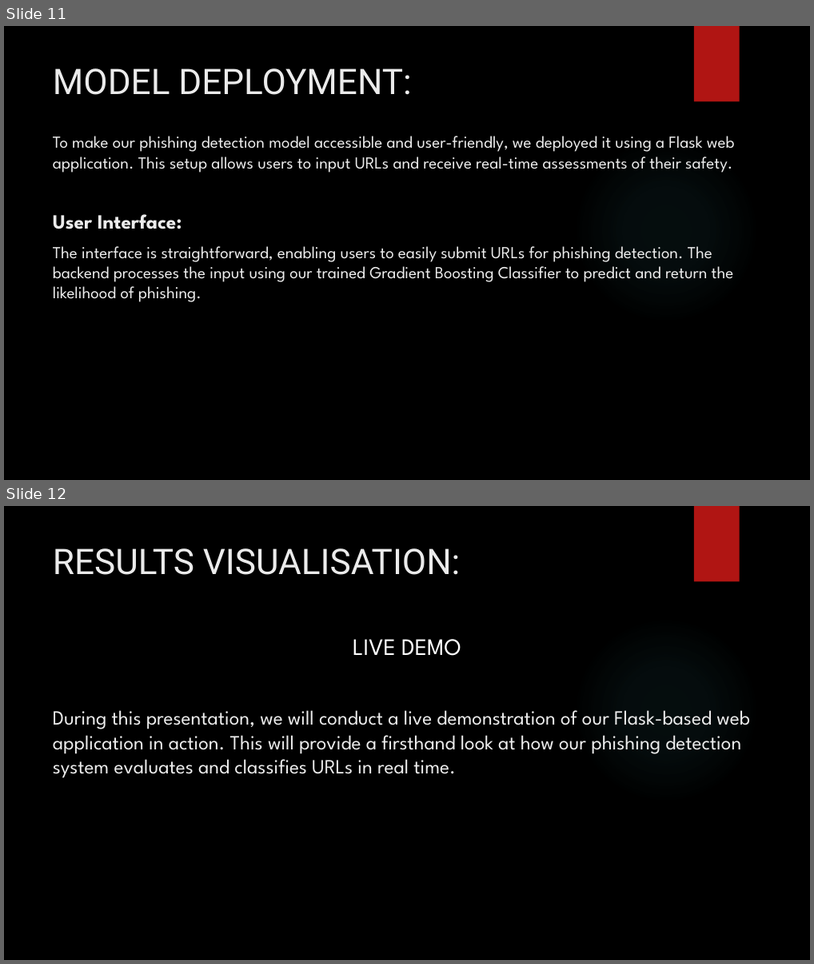
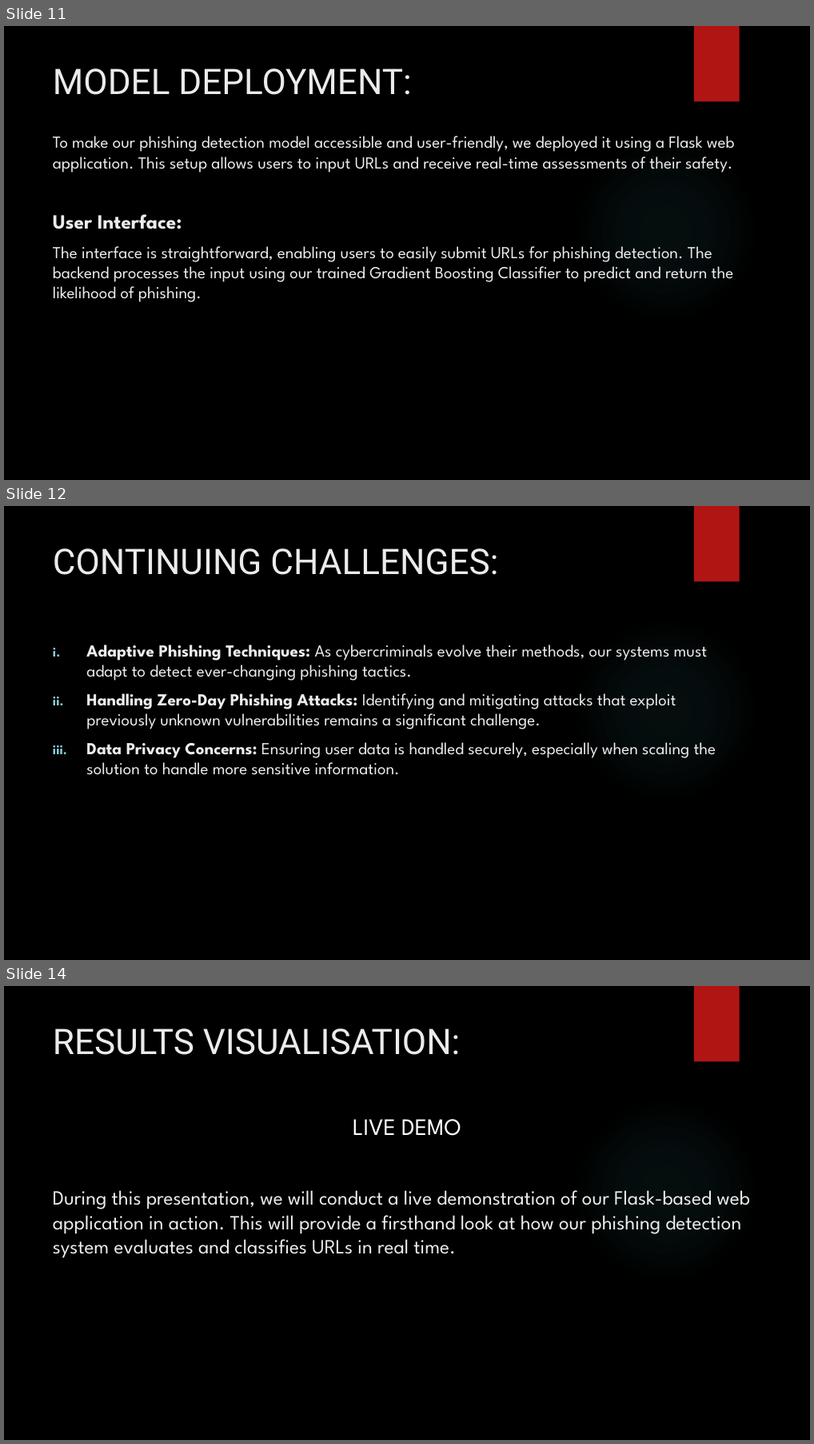
Before and after one commit to mpriyankapatil/ISU-Software_Project_2024, a slide deck: SoftwareProject_FinalPresentation.pptx. Shown one above the other, each under a label of ours: slides 11 and 12 before the commit, slides 11, 12 and 14 after it; the slides between them are not shown. The pictures are 814x964 and 814x1444 pixels, drawn with LibreOffice and Linux fonts; fonts in the diff are those of the drawing; background and template pictures are left out. Boxes give left, top, right and bottom in pixels: in the first picture for what was removed or moved away, otherwise in the second. Text is boxed around its words. In the diff, an @@ line names an element or a change of style, - is before the commit and + after.

```diff
--- a/SoftwareProject_FinalPresentation.pptx
+++ b/SoftwareProject_FinalPresentation.pptx
@@ slide 12 added at box(4, 506, 810, 960), background picture (left out); not listed: 2 template elements that a slide beside it also shows @@
@@ title added at box(53, 548, 498, 575), 42 pt, text #EBEBEB @@
+CONTINUING CHALLENGES:
@@ text added at box(86, 644, 717, 775), 20 pt, text #ECECEC @@
+i. Adaptive Phishing Techniques: As cybercriminals evolve their methods, our systems must adapt to detect ever-changing phishing tactics.
+ii. Handling Zero-Day Phishing Attacks: Identifying and mitigating attacks that exploit previously unknown vulnerabilities remains a significant challenge.
+iii. Data Privacy Concerns: Ensuring user data is handled securely, especially when scaling the solution to handle more sensitive information.
@@ what was slide 12 is now slide 14 @@
```
Also in this commit, not shown: 1 other slide added.
